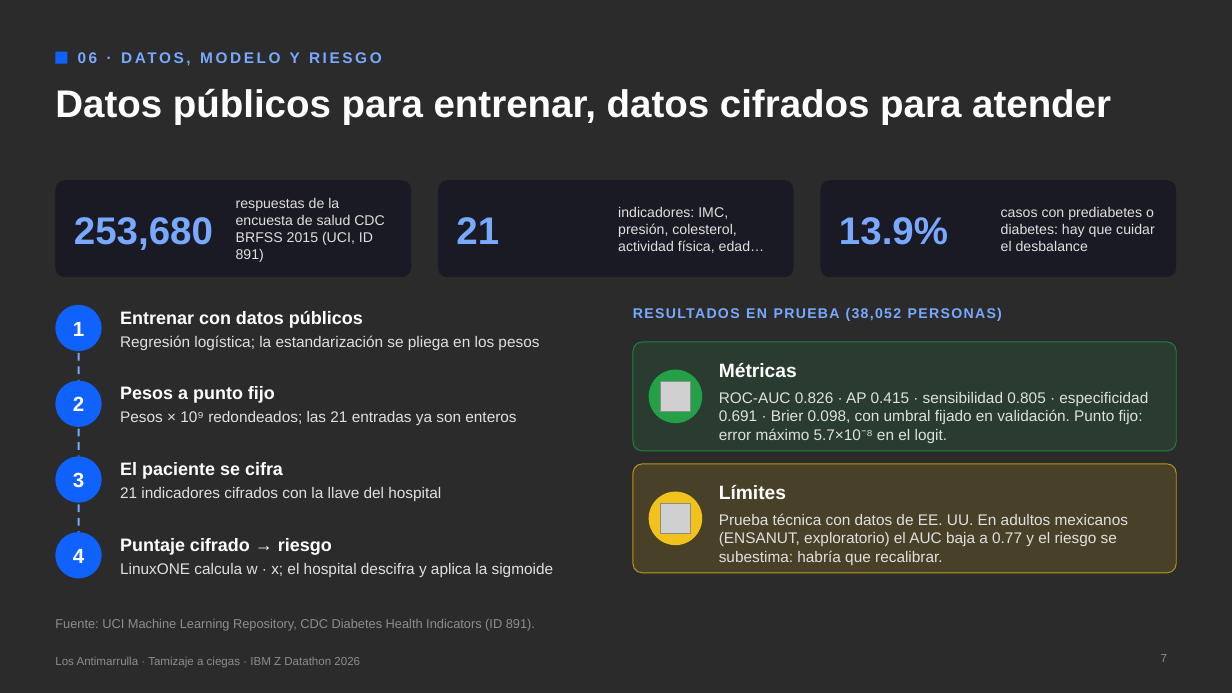
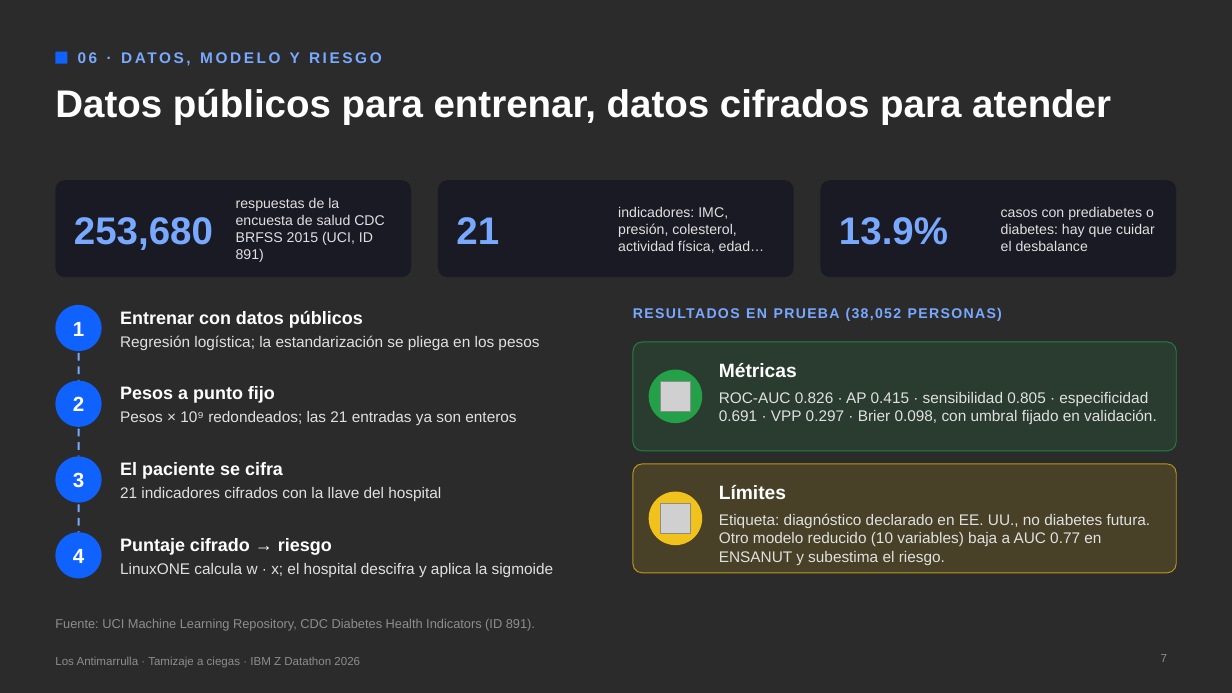
Before and after one commit to UACJ-MIAAD/antimarrulla-ibmz-datathon-2026, a slide deck: slide 7 of submission/Los_Antimarrulla_Pitch_Tamizaje.pptx. Drawn at 1232x693 pixels with LibreOffice and Linux fonts; fonts in the diff are those of the drawing; grey boxes stand for pictures; background and template pictures are left out; a plain dark background stands for a picture behind light text. Boxes give left, top, right and bottom in pixels: in the first picture for what was removed or moved away, otherwise in the second. Text is boxed around its words. In the diff, an @@ line names an element or a change of style, - is before the commit and + after.

Commit message:
docs: una sola descripción del sistema (bóveda en el hospital, sin CPACF ni escala no medidos), contrato único, ENSANUT como modelo reducido aparte, E5 con evaluación real y deck regenerado (auditoría 3: F04, F09)

```diff
--- a/submission/Los_Antimarrulla_Pitch_Tamizaje.pptx
+++ b/submission/Los_Antimarrulla_Pitch_Tamizaje.pptx
@@ text at (x1=719, y1=392, x2=1157, y2=424): text changed @@
-ROC-AUC 0.826 · AP 0.415 · sensibilidad 0.805 · especificidad 0.691 · Brier 0.098, con umbral fijado en validación. Punto fijo: error máximo 5.7×10⁻⁸ en el logit.
+ROC-AUC 0.826 · AP 0.415 · sensibilidad 0.805 · especificidad 0.691 · VPP 0.297 · Brier 0.098, con umbral fijado en validación.
@@ text at (x1=719, y1=513, x2=1151, y2=565): text changed @@
-Prueba técnica con datos de EE. UU. En adultos mexicanos (ENSANUT, exploratorio) el AUC baja a 0.77 y el riesgo se subestima: habría que recalibrar.
+Etiqueta: diagnóstico declarado en EE. UU., no diabetes futura. Otro modelo reducido (10 variables) baja a AUC 0.77 en ENSANUT y subestima el riesgo.
```
Also in this commit, not shown: 3 other slides changed, 15 other files.
